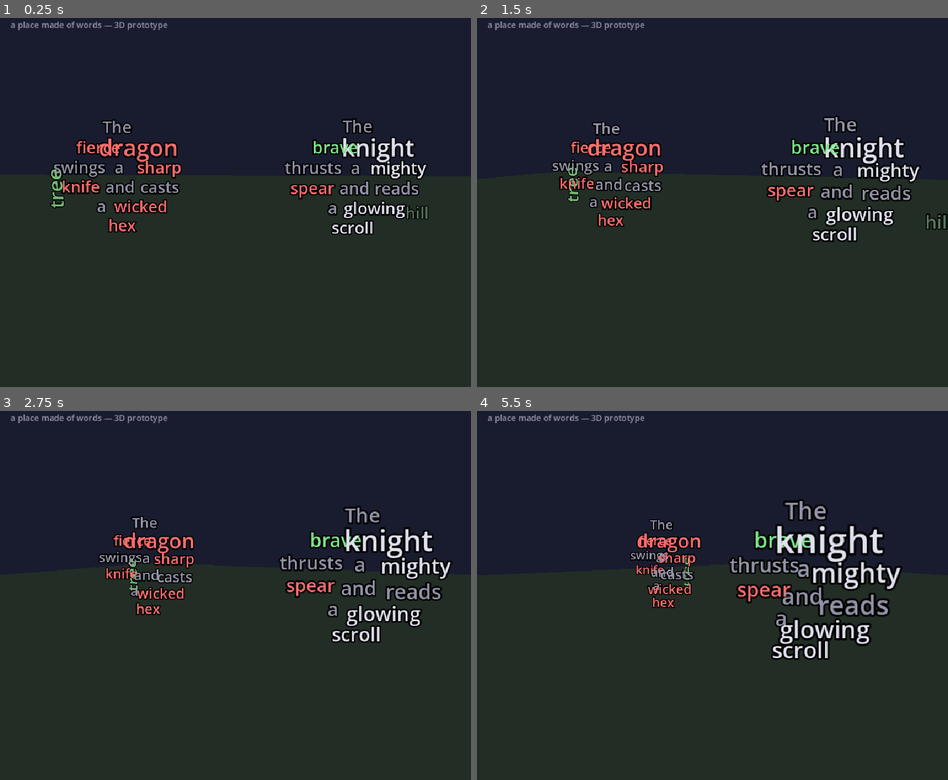
Above: before the commit, frames 1-4 (two rows, left to right).
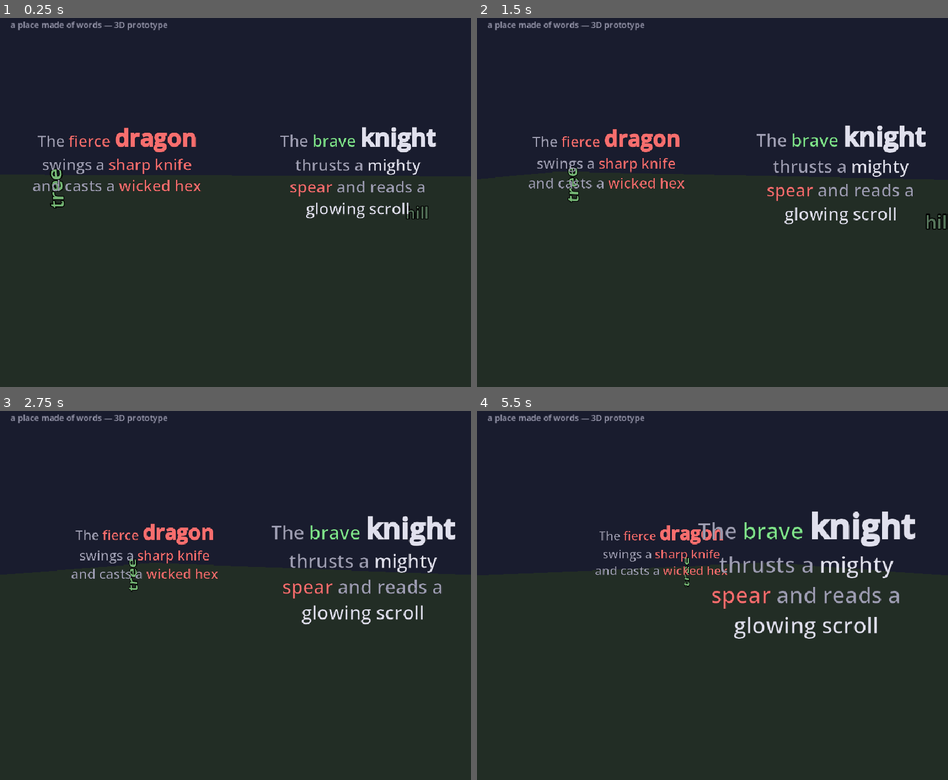
Above: after the commit, the same moments.

Repository: mattloper/wordbane
Game: Godot game, scene res://world.tscn
Two runs of this game, one before a commit and one after it. Both use one fixed random seed, a clock stepped at 60 frames per second and the inputs below. This scene is started directly instead of the project's main scene.
Inputs:
- Up to frame 1 (0.25 s): no input
- Up to frame 2 (1.5 s): no input
- Up to frame 3 (2.75 s): no input
- Up to frame 4 (5.5 s): no input

The runs differ from the first frame. In frame 1, 7.2% of the frame differs, in the area x 7-93%, y 27-59%; in frame 2, 7.5%; in frame 3, 8.0%; in frame 4, 9.7%, in the area x 25-94%, y 23-68%.

Commit message:
World prototype: render each character's whole sentence on one camera-facing billboard (SubViewport + RichTextLabel) instead of per-word Label3Ds — far easier to tune, no overlaps, free per-word color/bold

Diff:
--- a/game/world.gd
+++ b/game/world.gd
@@ -1,11 +1,14 @@
 ## World prototype (NOT the game yet) — 3D.
 ##
-## A step toward "a place made of words": a real 3D scene with a slowly orbiting
-## camera. Each character is its *sentence*, laid out in reading order (left to
-## right, top to bottom) but with rows that widen then narrow, so the pile of
-## words takes on a rough body silhouette. The owner word is bold but stays in
-## its sentence position — it is NOT pulled out to the top. Words are billboarded
-## Label3Ds so they always face the camera; scenery (a "tree") is a word too.
+## A step toward "a place made of words". Each character is its *sentence*,
+## rendered by the normal 2D rich-text engine (so wrapping, spacing, per-word
+## colour and a bold owner all come for free) into an off-screen SubViewport,
+## then shown on a single Sprite3D billboard that always faces the camera. This
+## is much easier to tune than hand-placing each word in 3D: change the font size
+## or wrap width and the layout just works.
+##
+## Scenery (a "tree", a "hill") are word-objects too. A slow camera orbit gives
+## depth / parallax. Purely visual — no combat yet.
 ##
 ## View it with:  godot --path game world.tscn
 extends Node3D
@@ -13,14 +16,12 @@
 const COLOR_POSITIVE := Color(0.50, 0.90, 0.55)
 const COLOR_NEGATIVE := Color(0.97, 0.43, 0.43)
 const COLOR_NEUTRAL := Color(0.88, 0.88, 0.93)
-const COLOR_FIXED := Color(0.58, 0.58, 0.66)
+const COLOR_FIXED := Color(0.62, 0.62, 0.70)
 
-# Words per row, top to bottom — a narrow-wide-narrow profile reads as a body
-# (head, shoulders/torso, legs) while preserving left-to-right reading order.
-const BODY_PROFILE := [1, 2, 3, 3, 2, 2, 1]
-const TOP_Y := 3.7
-const ROW_H := 0.56
-const COL_W := 1.15
+const CARD_SIZE := Vector2i(440, 360)  # off-screen render resolution per character
+const CARD_FONT := 40
+const OWNER_FONT := 60
+const PIXEL_SIZE := 0.011             # world units per texture pixel (overall scale)
 
 var _cam: Camera3D
 var _angle := 0.0
@@ -41,16 +42,15 @@
 	var enemy := _find(chars, "Dragon")
 	var player := _find(chars, "Knight")
 	if not enemy.is_empty():
-		_add_figure(enemy.tokens, Vector3(-3.3, 0.0, 0.0))
+		_add_character(enemy.tokens, Vector3(-3.4, 1.9, 0.0))
 	if not player.is_empty():
-		_add_figure(player.tokens, Vector3(3.3, 0.0, 0.0))
+		_add_character(player.tokens, Vector3(3.4, 1.9, 0.0))
 
 	_add_caption("a place made of words — 3D prototype")
 
 
 func _process(delta: float) -> void:
-	# Gentle orbit for depth / parallax.
-	_angle += delta * 0.18
+	_angle += delta * 0.18  # gentle orbit for depth / parallax
 	_place_camera()
 
 
@@ -60,7 +60,53 @@
 	_cam.look_at(Vector3(0, 1.7, 0), Vector3.UP)
 
 
-# --- scene building ----------------------------------------------------------
+# --- characters: a sentence on a billboard -----------------------------------
+
+## Build the BBCode for a character's sentence: each word coloured by sentiment,
+## the owner bold and larger, all in natural reading order.
+func _sentence_bbcode(tokens: Array) -> String:
+	var parts: Array = []
+	for t in tokens:
+		var token: Dictionary = t
+		var hex := _sentiment_color(token).to_html(false)
+		var word: String = token.get("text", "")
+		var is_owner: bool = token.get("kind", "") == GameLogic.KIND_CREATURE \
+			and bool(token.get("is_owner", false))
+		if is_owner:
+			parts.append("[font_size=%d][b][color=#%s]%s[/color][/b][/font_size]"
+				% [OWNER_FONT, hex, word])
+		else:
+			parts.append("[color=#%s]%s[/color]" % [hex, word])
+	return "[center]" + " ".join(parts) + "[/center]"
+
+
+func _add_character(tokens: Array, pos: Vector3) -> void:
+	# Off-screen viewport that renders the sentence as 2D rich text.
+	var sv := SubViewport.new()
+	sv.size = CARD_SIZE
+	sv.transparent_bg = true
+	sv.render_target_update_mode = SubViewport.UPDATE_ALWAYS
+	add_child(sv)
+
+	var rtl := RichTextLabel.new()
+	rtl.bbcode_enabled = true
+	rtl.scroll_active = false
+	rtl.size = CARD_SIZE
+	rtl.add_theme_font_size_override("normal_font_size", CARD_FONT)
+	rtl.text = _sentence_bbcode(tokens)
+	sv.add_child(rtl)
+
+	# A single billboard that always faces the camera, textured by the viewport.
+	var card := Sprite3D.new()
+	card.billboard = BaseMaterial3D.BILLBOARD_ENABLED
+	card.shaded = false
+	card.texture = sv.get_texture()
+	card.pixel_size = PIXEL_SIZE
+	card.position = pos
+	add_child(card)
+
+
+# --- scenery / environment ---------------------------------------------------
 
 func _build_environment() -> void:
 	var we := WorldEnvironment.new()
@@ -83,64 +129,24 @@
 	add_child(mi)
 
 
-func _word(text: String, font_size: int, color: Color, bold: bool) -> Label3D:
+func _word(text: String, font_size: int, color: Color) -> Label3D:
 	var l := Label3D.new()
 	l.text = text
 	l.font_size = font_size
 	l.pixel_size = 0.012
 	l.modulate = color
-	l.billboard = BaseMaterial3D.BILLBOARD_ENABLED
 	l.double_sided = true
-	if bold:
-		l.outline_size = 14
-		l.outline_modulate = Color(0, 0, 0, 0.85)
 	return l
 
 
-func _sentiment_color(token: Dictionary) -> Color:
-	if token.get("kind", "") == GameLogic.KIND_FIXED:
-		return COLOR_FIXED
-	match token.get("sentiment", ""):
-		GameLogic.POSITIVE: return COLOR_POSITIVE
-		GameLogic.NEGATIVE: return COLOR_NEGATIVE
-		_: return COLOR_NEUTRAL
-
-
-## Lay a character's sentence into a body-shaped pile, in reading order.
-func _add_figure(tokens: Array, base: Vector3) -> void:
-	var fig := Node3D.new()
-	fig.position = base
-	add_child(fig)
-
-	var idx := 0
-	var row := 0
-	while idx < tokens.size():
-		var count: int = (BODY_PROFILE[row] if row < BODY_PROFILE.size() else 2)
-		count = mini(count, tokens.size() - idx)
-		var y := TOP_Y - row * ROW_H
-		var start_x := -COL_W * (count - 1) * 0.5
-		for k in range(count):
-			var token: Dictionary = tokens[idx]
-			var is_owner: bool = token.get("kind", "") == GameLogic.KIND_CREATURE \
-				and bool(token.get("is_owner", false))
-			var label := _word(token.get("text", ""),
-				54 if is_owner else 38, _sentiment_color(token), is_owner)
-			label.position = Vector3(start_x + k * COL_W, y, 0.0)
-			fig.add_child(label)
-			idx += 1
-		row += 1
-
-
-## Scenery is made of words too. "tree" stood on end like a trunk.
 func _add_scenery() -> void:
-	var tree := _word("tree", 64, Color(0.46, 0.72, 0.46), false)
-	tree.billboard = BaseMaterial3D.BILLBOARD_DISABLED
-	tree.double_sided = true
+	var tree := _word("tree", 64, Color(0.46, 0.72, 0.46))
 	tree.rotation_degrees = Vector3(0, 0, 90)  # on its side -> a vertical trunk
 	tree.position = Vector3(-7.0, 1.6, -3.0)
 	add_child(tree)
 
-	var hill := _word("hill", 52, Color(0.34, 0.46, 0.36), false)
+	var hill := _word("hill", 52, Color(0.34, 0.46, 0.36))
+	hill.billboard = BaseMaterial3D.BILLBOARD_ENABLED
 	hill.position = Vector3(7.0, 0.6, -4.0)
 	add_child(hill)
 
@@ -156,6 +162,15 @@
 	add_child(layer)
 
 
+func _sentiment_color(token: Dictionary) -> Color:
+	if token.get("kind", "") == GameLogic.KIND_FIXED:
+		return COLOR_FIXED
+	match token.get("sentiment", ""):
+		GameLogic.POSITIVE: return COLOR_POSITIVE
+		GameLogic.NEGATIVE: return COLOR_NEGATIVE
+		_: return COLOR_NEUTRAL
+
+
 func _find(chars: Array, name: String) -> Dictionary:
 	for c in chars:
 		if (c as Dictionary).get("name", "") == name:
